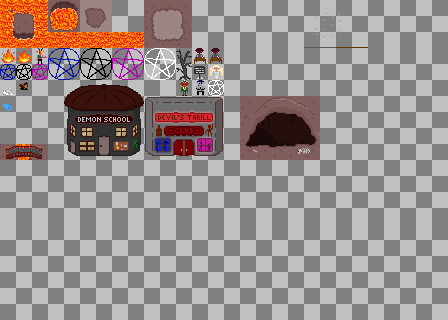
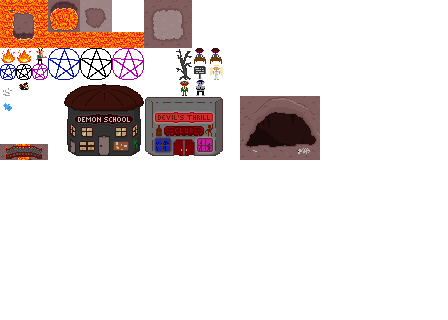
The second w=448, h=320 image is a revision of the first. Changes to its layers:
hid "Arrière-plan" over bbox(0, 0, 448, 320)
